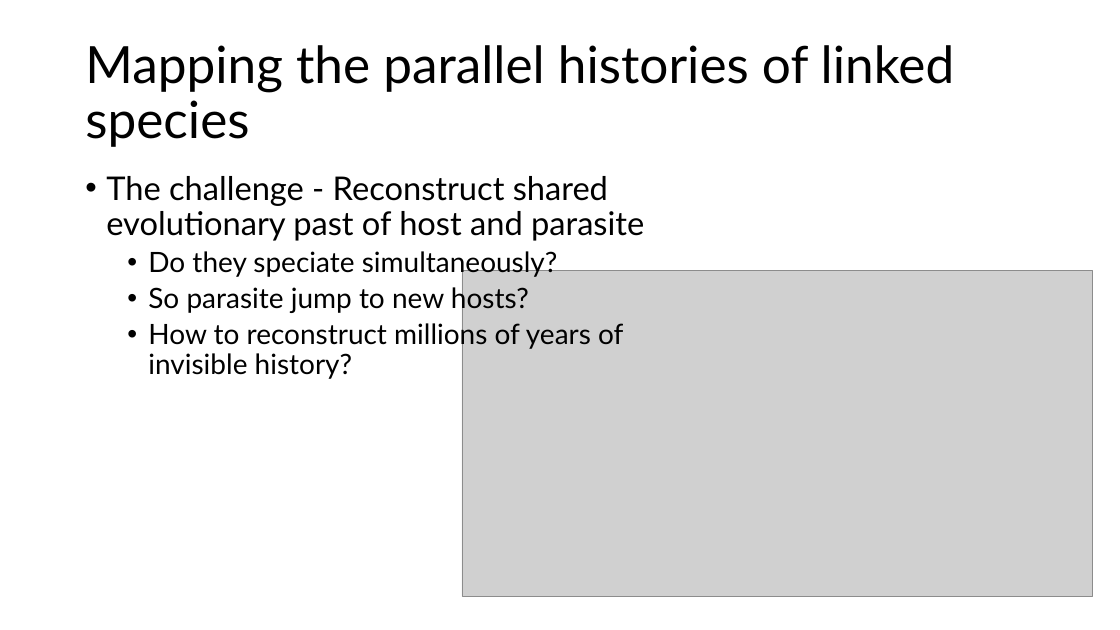
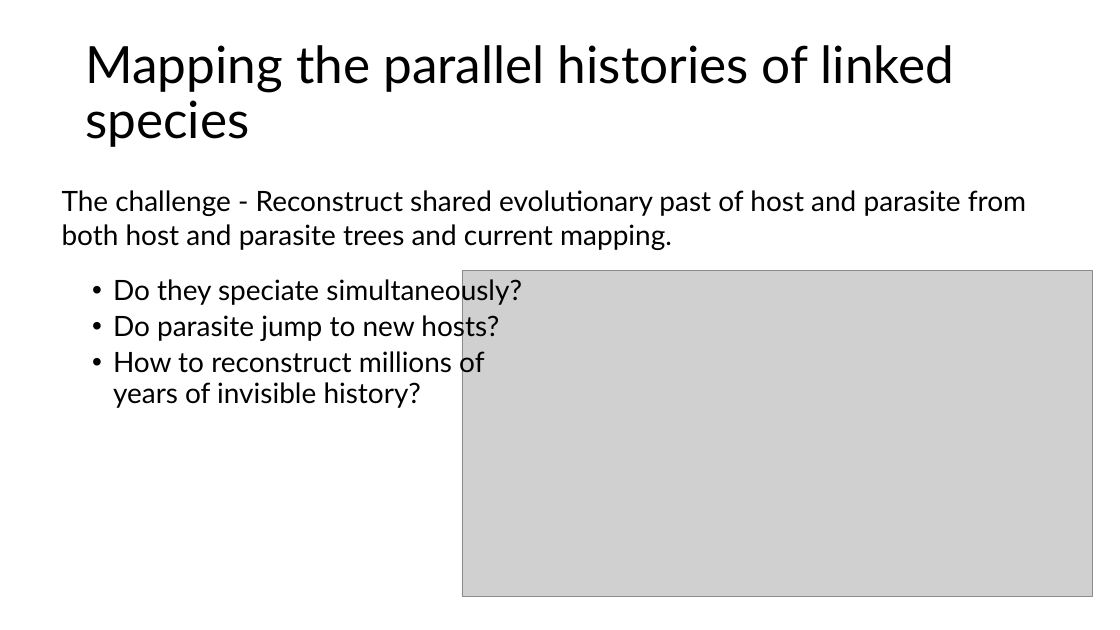
Before and after one commit to hadarshrot/cophylogenetic-reconciliation, a slide deck: slide 2 of Cophylogenetic Reconciliation Presentation.pptx. Drawn at 1120x630 pixels with LibreOffice and Linux fonts; fonts in the diff are those of the drawing; grey boxes stand for pictures. Boxes give left, top, right and bottom in pixels: in the first picture for what was removed or moved away, otherwise in the second. Text is boxed around its words. In the diff, an @@ line names an element or a change of style, - is before the commit and + after.

Commit message:
one more slide

```diff
--- a/Cophylogenetic Reconciliation Presentation.pptx
+++ b/Cophylogenetic Reconciliation Presentation.pptx
@@ text at (x1=106, y1=176, x2=644, y2=241): paragraph removed @@
-• The challenge - Reconstruct shared evolutionary past of host and parasite
@@ text added at (x1=62, y1=190, x2=1026, y2=250), 24 pt, text #000000 @@
+The challenge - Reconstruct shared evolutionary past of host and parasite from both host and parasite trees and current mapping.
@@ text "Do they speciate simultaneously?" moved from (x1=106, y1=176, x2=644, y2=379) to (x1=113, y1=276, x2=522, y2=408) @@
@@ text at (x1=113, y1=312, x2=499, y2=342): text changed @@
-  • So parasite jump to new hosts?
+  • Do parasite jump to new hosts?
```
Also in this commit, not shown: 1 other slide changed, 1 slide added.
